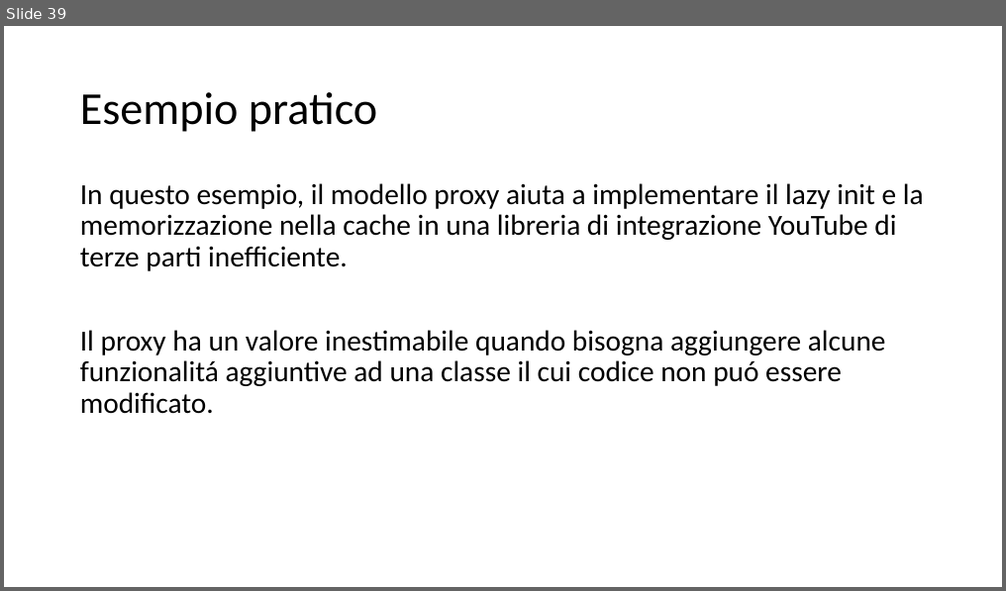
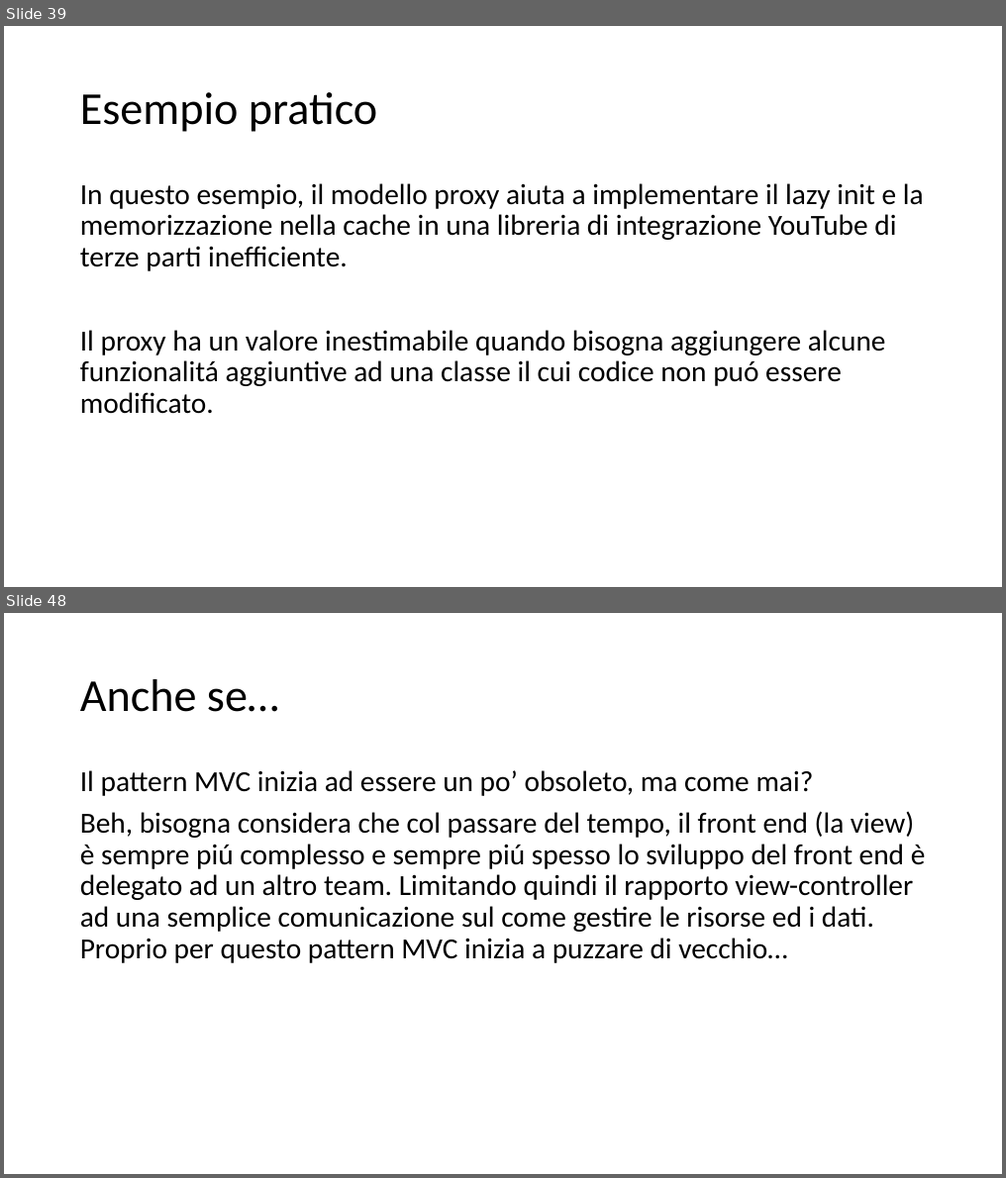
Before and after one commit to cicababba/java_course, a slide deck: Slide/Pattern.pptx. Shown one above the other, each under a label of ours: slide 39 before the commit, slides 39 and 48 after it; the slides between them are not shown. The pictures are 1006x591 and 1006x1178 pixels, drawn with LibreOffice and Linux fonts; fonts in the diff are those of the drawing. Boxes give left, top, right and bottom in pixels: in the first picture for what was removed or moved away, otherwise in the second. Text is boxed around its words. In the diff, an @@ line names an element or a change of style, - is before the commit and + after.

```diff
--- a/Slide/Pattern.pptx
+++ b/Slide/Pattern.pptx
@@ slide 48 added at (4, 613, 1002, 1174), background #FFFFFF @@
@@ title added at (80, 679, 279, 712), 44 pt, text #000000 @@
+Anche se…
@@ text added at (80, 770, 926, 963), 28 pt, text #000000 @@
+Il pattern MVC inizia ad essere un po’ obsoleto, ma come mai?
+Beh, bisogna considera che col passare del tempo, il front end (la view) è sempre piú complesso e sempre piú spesso lo sviluppo del front end è delegato ad un altro team. Limitando quindi il rapporto view-controller ad una semplice comunicazione sul come gestire le risorse ed i dati. Proprio per questo pattern MVC inizia a puzzare di vecchio…
```
Also in this commit, not shown: 1 slide changed, 76 other slides added.
